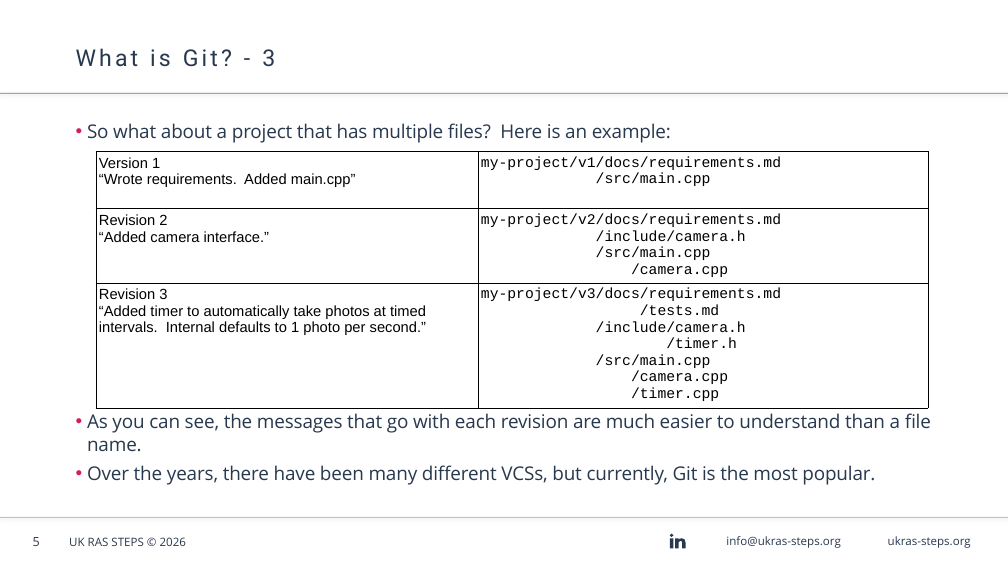
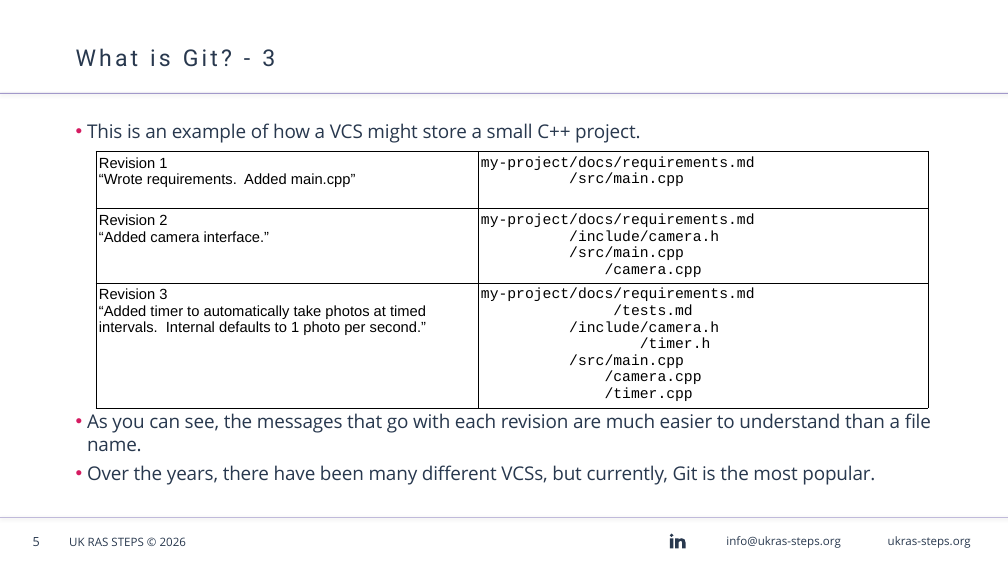
Before and after one commit to AndyBlightLeeds/git-github-workshop, a slide deck: slide 5 of presentation/Git & GitHub Workshop - Windows.odp. Drawn at 1008x567 pixels with LibreOffice and Linux fonts; fonts in the diff are those of the drawing; background and template pictures are left out. Boxes give left, top, right and bottom in pixels: in the first picture for what was removed or moved away, otherwise in the second. Text is boxed around its words. In the diff, an @@ line names an element or a change of style, - is before the commit and + after.

```diff
--- a/presentation/Git & GitHub Workshop - Windows.odp
+++ b/presentation/Git & GitHub Workshop - Windows.odp
@@ text at (x1=87, y1=123, x2=640, y2=143): text changed @@
-• So what about a project that has multiple files? Here is an example:
+• This is an example of how a VCS might store a small C++ project.
@@ table at (x1=96, y1=151, x2=929, y2=405) @@
-row 1, column 1: Version 1 / “Wrote requirements. Added main.cpp”
+row 1, column 1: Revision 1 / “Wrote requirements. Added main.cpp”
-row 1, column 2: my-project/v1/docs/requirements.md / /src/main.cpp
+row 1, column 2: my-project/docs/requirements.md / /src/main.cpp
-row 2, column 2: my-project/v2/docs/requirements.md / /include/camera.h / /src/main.cpp / /camera.cpp
+row 2, column 2: my-project/docs/requirements.md / /include/camera.h / /src/main.cpp / /camera.cpp
-row 3, column 2: my-project/v3/docs/requirements.md / /tests.md / /include/camera.h / /timer.h / /src/main.cpp / /camera.cpp / /timer.cpp
+row 3, column 2: my-project/docs/requirements.md / /tests.md / /include/camera.h / /timer.h / /src/main.cpp / /camera.cpp / /timer.cpp
```
Also in this commit, not shown: 3 other slides changed, 2 slides added, 1 other file.
